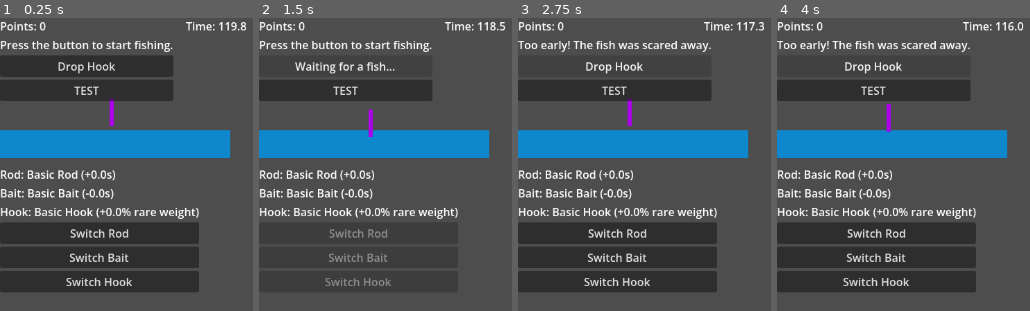
Above: before the commit, frames 1-4 (left to right).
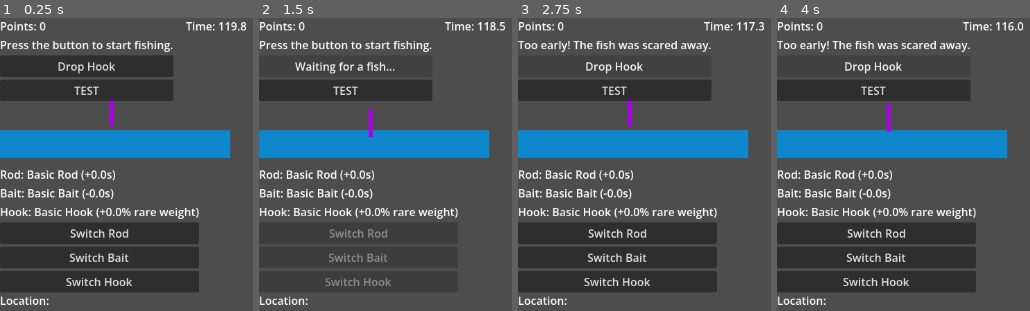
Above: after the commit, the same moments.

Repository: fehudma/godot_projects
Game: Godot game, scene res://Scenes/Main.tscn
Two runs of this game, one before a commit and one after it. Both use one fixed random seed, a clock stepped at 60 frames per second and the inputs below.
Inputs:
- Up to frame 1 (0.25 s): no input
- Up to frame 2 (1.5 s): click "TEST" at 0.5 s; click "Drop Hook" at 1.25 s
- Up to frame 3 (2.75 s): click "Waiting for a fish..." at 2 s
- Up to frame 4 (4 s): click "Drop Hook" at 2.75 s; click "Waiting for a fish..." at 3.5 s

The runs differ from the first frame. In frame 1, 0.3% of the frame differs, in the area x 0-20%, y 94-98%; in frame 2, 0.3%; in frame 3, 0.3%; in frame 4, 0.3%.

Commit message:
added fish list for second location

Diff:
--- a/Scenes/Main.tscn
+++ b/Scenes/Main.tscn
@@ -184,6 +184,12 @@
 [node name="SwitchHookButton" type="Button" parent="EquipmentContainer" unique_id=1547738571]
 layout_mode = 2
 text = "Switch Hook"
+
+[node name="LocationLabel" type="Label" parent="." unique_id=854575815]
+layout_mode = 0
+offset_top = 396.0
+offset_right = 40.0
+offset_bottom = 419.0
 
 [connection signal="pressed" from="VBoxContainer/ActionButton" to="." method="_on_action_button_pressed"]
 [connection signal="pressed" from="VBoxContainer/TestButton" to="." method="_on_test_button_pressed"]
--- a/Scenes/location_select.gd
+++ b/Scenes/location_select.gd
@@ -5,11 +5,14 @@
 func _on_location_1_button_pressed() -> void:
 	print("Location1 button pressed")
 	GameData.selected_location = "Location 1"
-	print("GameData selected location: is ")
+	print("GameData selected location is: ")
 	print(GameData.selected_location)
 	get_tree().change_scene_to_file("res://scenes/main.tscn")
 
 
 func _on_location_2_button_pressed() -> void:
 	print("Location2 button pressed")
+	GameData.selected_location = "Location 2"
+	print("GameData selected location is: ")
+	print(GameData.selected_location)
 	get_tree().change_scene_to_file("res://scenes/main.tscn")
--- a/Scenes/main.gd
+++ b/Scenes/main.gd
@@ -23,6 +23,7 @@
 @onready var switch_rod_button: Button = $EquipmentContainer/SwitchRodButton
 @onready var switch_bait_button: Button = $EquipmentContainer/SwitchBaitButton
 @onready var switch_hook_button: Button = $EquipmentContainer/SwitchHookButton
+@onready var location_label: Label = $LocationLabel
 
 #============================CONSTs
 const STARTING_SCORE: int = 0
@@ -40,8 +41,10 @@
 #Starting State
 var fishing_state: FishingState = FishingState.READY
 
+var fish_list: Array[Dictionary] = []
+
 #List of all possible fishes as an Array. An array stores multiple values in order. Here, each value is a fish dictionary.
-var fish_list: Array[Dictionary] = [
+var elwynn_fish_list: Array[Dictionary] = [
 	{
 		"name": "Raw Brilliant Smallfish",
 		"points": 1,
@@ -57,6 +60,27 @@
 	{
 		"name": "Raw Slitherskin Mackerel",
 		"points": 5,
+		"weight": 10,
+		"is_rare": true
+	}
+]
+
+var westfall_fish_list: Array[Dictionary] = [
+	{
+		"name": "Raw Rainbow Fin Albacore",
+		"points": 2,
+		"weight": 55,
+		"is_rare": false
+	},
+	{
+		"name": "Raw Rockscale Cod",
+		"points": 4,
+		"weight": 35,
+		"is_rare": false
+	},
+	{
+		"name": "Raw Spotted Yellowtail",
+		"points": 8,
 		"weight": 10,
 		"is_rare": true
 	}
@@ -241,10 +265,17 @@
 		total_weight += int(get_adjusted_fish_weight(fish))
 
 	return total_weight
+
+#
+func initialize_location_fish() -> void:
+	if GameData.selected_location == "Location 2":
+		fish_list = westfall_fish_list
+	else:
+		fish_list = elwynn_fish_list
 #============================INIT
 
 func _ready() -> void:
-	print("Game Started")
+	location_label.text = "Location: " + GameData.selected_location
 
 	randomize()
 
@@ -261,7 +292,7 @@
 	initialize_equipment()
 
 	update_equipment_labels()
-
+	initialize_location_fish()
 	session_timer.start()
 
 func _process(delta: float) -> void:
@@ -406,11 +437,4 @@
 #============================TEST BUTTON
 func _on_test_button_pressed() -> void:
 	#print("Session timer started: ", session_timer.time_left)
-	print("***")
-	print(fish_list[0]["is_rare"])
-	print(fish_list[2]["is_rare"])
-	print(get_hook_rare_fish_bonus())
-	print("***")
-	print(get_adjusted_fish_weight(fish_list[0]))
-	print(get_adjusted_fish_weight(fish_list[2]))
-	print("***")
+	print(fish_list[0]["name"])
